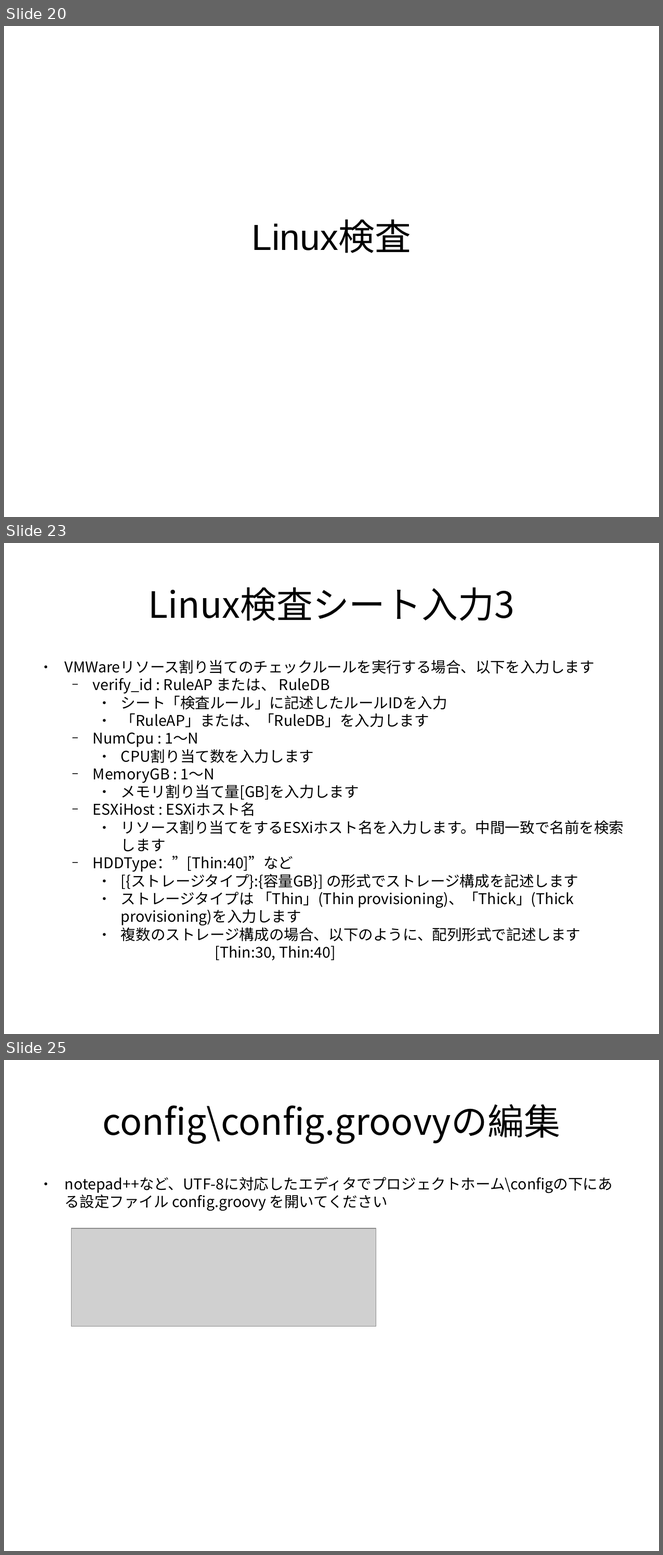
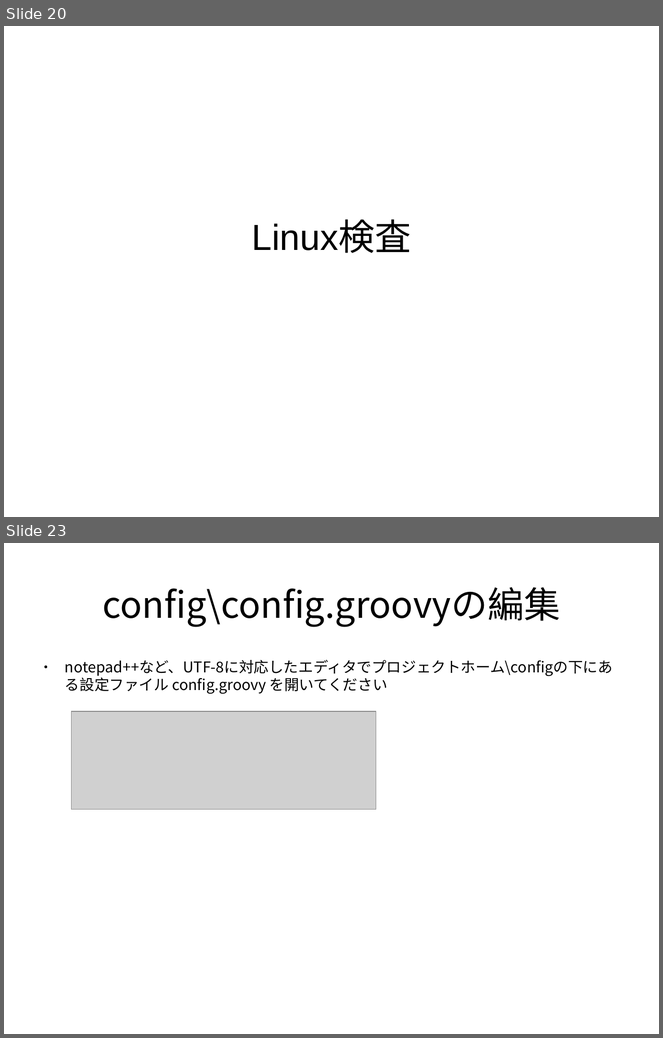
Before and after one commit to frsw3nr/gradle-server-acceptance, a slide deck: docs/jp/tutorial_test_pc.pptx. Shown one above the other, each under a label of ours: slides 20, 23 and 25 before the commit, slides 20 and 23 after it; the slides between them are not shown. The pictures are 663x1555 and 663x1038 pixels, drawn with LibreOffice and Linux fonts; fonts in the diff are those of the drawing; grey boxes stand for pictures. Boxes give left, top, right and bottom in pixels: in the first picture for what was removed or moved away, otherwise in the second. Text is boxed around its words. In the diff, an @@ line names an element or a change of style, - is before the commit and + after.

```diff
--- a/docs/jp/tutorial_test_pc.pptx
+++ b/docs/jp/tutorial_test_pc.pptx
@@ slide 23 removed at <box>4,543,659,1034</box>, background #FFFFFF @@
@@ text removed at <box>148,587,515,621</box> @@
-Linux検査シート入力3
@@ text removed at <box>65,660,624,961</box> @@
-● VMWareリソース割り当てのチェックルールを実行する場合、以下を入力します
-  − verify_id : RuleAP または、 RuleDB
-    ● シート「検査ルール」に記述したルールIDを入力
-    ● 「RuleAP」または、「RuleDB」を入力します
-  − NumCpu : 1～N
-    ● CPU割り当て数を入力します
-  − MemoryGB : 1～N
-    ● メモリ割り当て量[GB]を入力します
-  − ESXiHost : ESXiホスト名
-    ● リソース割り当てをするESXiホスト名を入力します。中間一致で名前を検索します
-  − HDDType：”[Thin:40]”など
-    ● [{ストレージタイプ}:{容量GB}] の形式でストレージ構成を記述します
-    ● ストレージタイプは 「Thin」(Thin provisioning)、「Thick」(Thick provisioning)を入力します
-    ● 複数のストレージ構成の場合、以下のように、配列形式で記述します
-[Thin:30, Thin:40]
@@ what was slide 25 is now slide 23 @@
```
Also in this commit, not shown: 20 slides changed, 4 slides added, 4 other slides removed, 17 other files.
